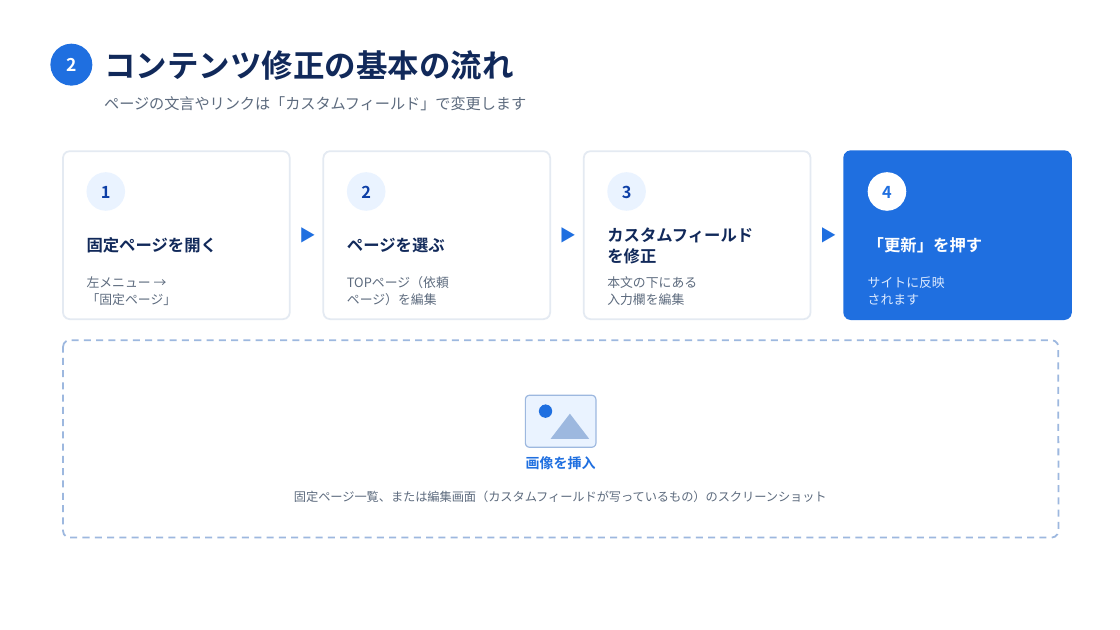
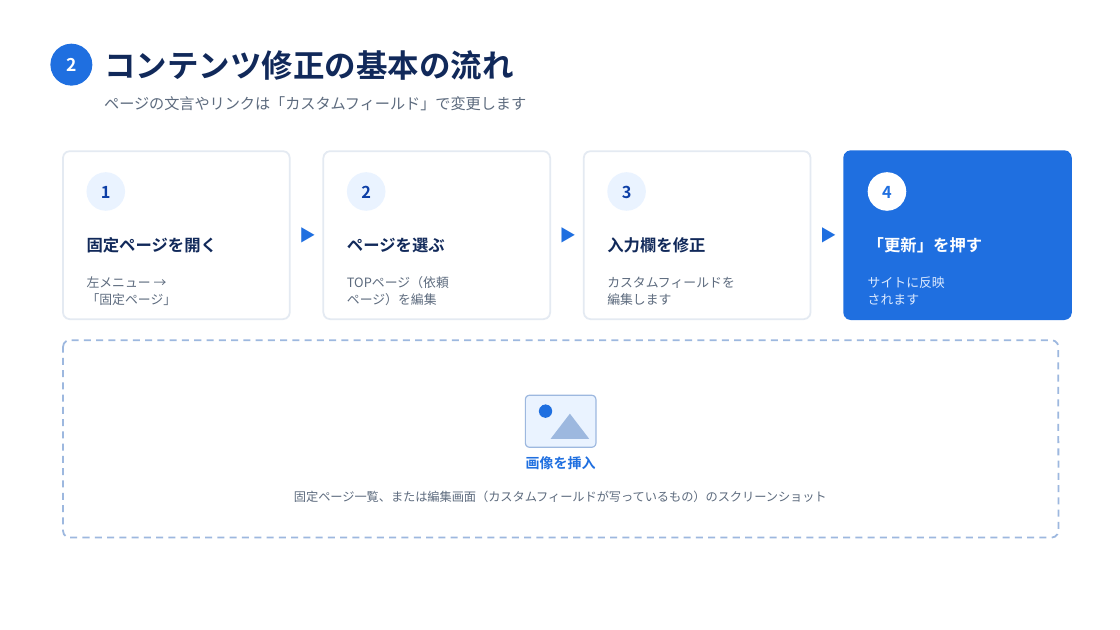
Before and after one commit to tagukichi/tsunagu, a slide deck: slide 9 of docs/manual/つなぐ依頼ページ_運用マニュアル.pptx. Drawn at 1120x630 pixels with LibreOffice and Linux fonts; fonts in the diff are those of the drawing. Boxes give left, top, right and bottom in pixels: in the first picture for what was removed or moved away, otherwise in the second. Text is boxed around its words. In the diff, an @@ line names an element or a change of style, - is before the commit and + after.

```diff
--- a/docs/manual/つなぐ依頼ページ_運用マニュアル.pptx
+++ b/docs/manual/つなぐ依頼ページ_運用マニュアル.pptx
@@ text at [607, 237, 705, 253]: text changed @@
-カスタムフィールド
-を修正
+入力欄を修正
@@ text at [607, 277, 735, 305]: text changed @@
-本文の下にある
-入力欄を編集
+カスタムフィールドを
+編集します
```
Also in this commit, not shown: 6 other slides changed, 1 other file.
